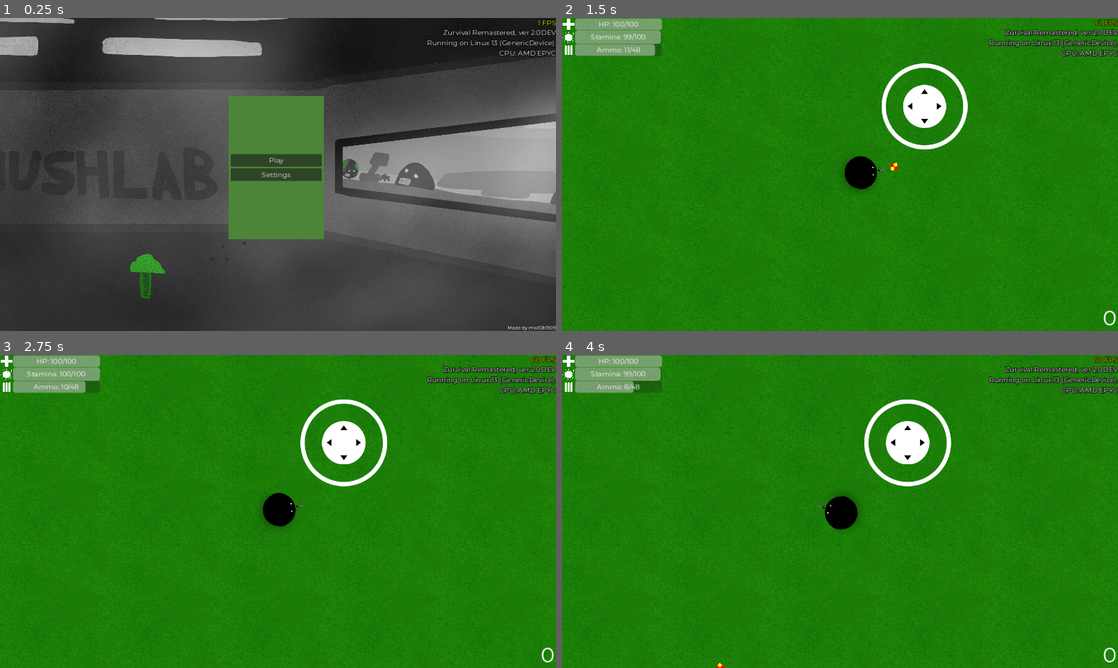
Above: before the commit, frames 1-4 (two rows, left to right).
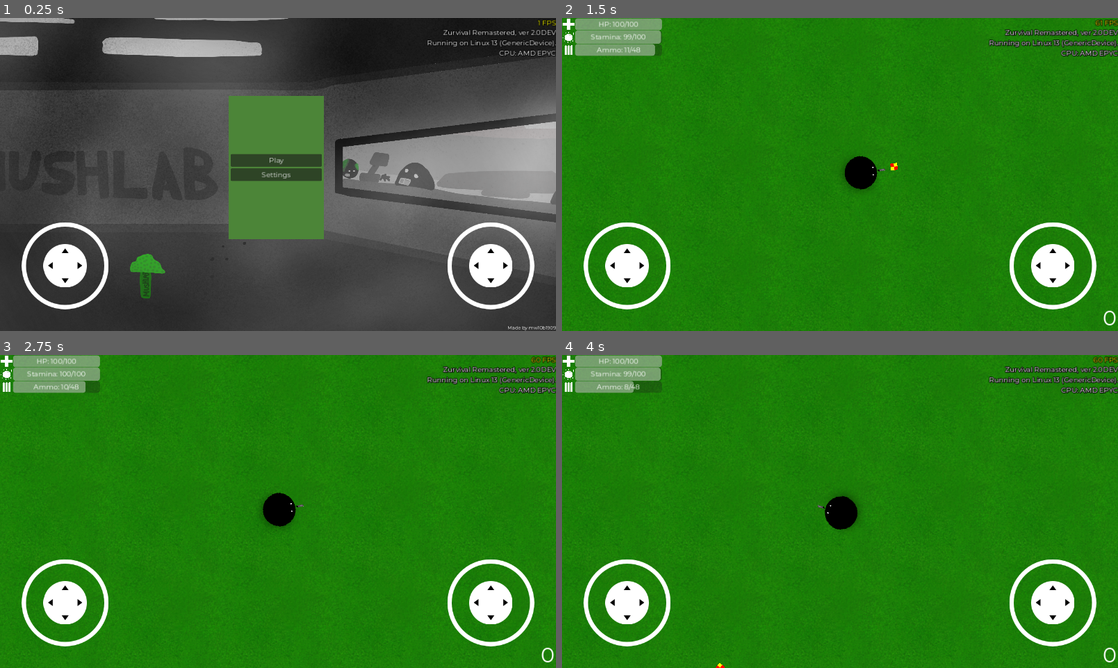
Above: after the commit, the same moments.

Repository: klodskateam/zurvival-remastered
Game: Godot game, scene res://menu.tscn
Two runs of this game, one before a commit and one after it. Both use one fixed random seed, a clock stepped at 60 frames per second and the inputs below.
Inputs (mouse positions are in pixels of both pictures, inside the frame that each line leads up to):
- Up to frame 1 (0.25 s): no input
- Up to frame 2 (1.5 s): click "Play" at 0.5 s; tap Enter at 1.25 s; move the mouse to (962, 158) at 1.27 s; hold D (right) from 1.28 s (still down); hold Shift (run) from 1.28 s (still down); click (962, 158) at 1.42 s
- Up to frame 3 (2.75 s): release D (right) at 2 s; release Shift (run) at 2 s; drag from (166, 527) to (472, 470) at 2.02 s
- Up to frame 4 (4 s): move the mouse to (895, 442) at 2.77 s; hold D (right) 2.78-3.5 s; hold Shift (run) 2.78-3.5 s; click (895, 442) at 2.92 s; drag from (812, 574) to (673, 464) at 3.52 s

The runs differ from the first frame. In frame 1, 3.2% of the frame differs, in the area x 3-97%, y 65-94%; in frame 2, 4.8%; in frame 3, 4.8%; in frame 4, 4.8%, in the area x 3-97%, y 14-94%.
Error in both runs: Invalid type in function 'set_locale' in base 'TranslationServer'. Cannot convert argument 1 from Nil to String. (res://global.gd:20)

Commit message:
Добавлен недо-жойстик

Diff:
--- a/game.tscn
+++ b/game.tscn
@@ -7,7 +7,6 @@
 [ext_resource type="PackedScene" uid="uid://bshfbsu15v3v1" path="res://ui.tscn" id="4_t63fs"]
 [ext_resource type="PackedScene" uid="uid://rk6x2yf4sydr" path="res://pause.tscn" id="6_5dskx"]
 [ext_resource type="PackedScene" uid="uid://cow6451posxft" path="res://spawner.tscn" id="7_8yshx"]
-[ext_resource type="PackedScene" uid="uid://dl2wmmrupyjx5" path="res://mobile_control.tscn" id="8_g33am"]
 
 [node name="game" type="Node2D"]
 
@@ -47,6 +46,4 @@
 [node name="player" parent="." instance=ExtResource("1_thl6f")]
 position = Vector2(2494, 1858)
 
-[node name="mobile_control" parent="." instance=ExtResource("8_g33am")]
-
 [connection signal="timeout" from="Timer" to="Timer" method="_on_timeout"]
--- a/global_interface.tscn
+++ b/global_interface.tscn
@@ -1,8 +1,9 @@
-[gd_scene load_steps=6 format=3 uid="uid://bjhdpftxb5ure"]
+[gd_scene load_steps=7 format=3 uid="uid://bjhdpftxb5ure"]
 
 [ext_resource type="FontFile" uid="uid://mol2p0edntwv" path="res://Resources/Montserrat-Regular.ttf" id="1_m6tno"]
 [ext_resource type="Script" path="res://fps.gd" id="2_om5kj"]
 [ext_resource type="Script" path="res://info.gd" id="3_ahfpr"]
+[ext_resource type="PackedScene" uid="uid://dmr0fcamx7t56" path="res://addons/virtual_joystick/virtual_joystick_scene.tscn" id="4_svpah"]
 
 [sub_resource type="LabelSettings" id="LabelSettings_fp4rs"]
 font = ExtResource("1_m6tno")
@@ -39,3 +40,22 @@
 horizontal_alignment = 2
 autowrap_mode = 2
 script = ExtResource("3_ahfpr")
+
+[node name="VirtualJoystick" parent="." instance=ExtResource("4_svpah")]
+offset_top = -300.0
+offset_bottom = 0.0
+action_left = "left"
+action_right = "right"
+action_up = "up"
+action_down = "down"
+
+[node name="VirtualJoystick2" parent="." instance=ExtResource("4_svpah")]
+anchors_preset = 3
+anchor_left = 1.0
+anchor_right = 1.0
+offset_left = -300.0
+offset_top = -300.0
+offset_right = 0.0
+offset_bottom = 0.0
+grow_horizontal = 0
+use_input_actions = false
--- a/mobile_control.gd
+++ /dev/null
@@ -1,5 +0,0 @@
-extends Control
-
-# Called every frame. 'delta' is the elapsed time since the previous frame.
-func _process(delta):
-	position = $"../player".position
--- a/mobile_control.tscn
+++ /dev/null
@@ -1,21 +0,0 @@
-[gd_scene load_steps=3 format=3 uid="uid://dl2wmmrupyjx5"]
-
-[ext_resource type="PackedScene" uid="uid://dmr0fcamx7t56" path="res://addons/virtual_joystick/virtual_joystick_scene.tscn" id="1_df4ky"]
-[ext_resource type="Script" path="res://mobile_control.gd" id="1_q1as0"]
-
-[node name="mobile_control" type="Control"]
-layout_mode = 3
-anchors_preset = 15
-anchor_right = 1.0
-anchor_bottom = 1.0
-grow_horizontal = 2
-grow_vertical = 2
-mouse_filter = 2
-script = ExtResource("1_q1as0")
-
-[node name="Virtual Joystick" parent="." instance=ExtResource("1_df4ky")]
-layout_mode = 1
-action_left = "left"
-action_right = "right"
-action_up = "up"
-action_down = "down"
--- a/player.gd
+++ b/player.gd
@@ -76,6 +76,11 @@
 		print(DELAY)
 
 
+func _process(delta: float) -> void:
+	if $"../../GlobalInterface/VirtualJoystick2" and $"../../GlobalInterface/VirtualJoystick2".is_pressed:
+		rotation = $"../../GlobalInterface/VirtualJoystick2".output.angle()
+		rotate(PI / 2)
+
 func _input(event):
 
 	if event.is_action_pressed("shoot"):
--- a/project.godot
+++ b/project.godot
@@ -14,8 +14,9 @@
 config/version="2.0DEV"
 run/main_scene="res://menu.tscn"
 config/features=PackedStringArray("4.3", "Forward Plus")
+boot_splash/image="res://Resources/_placeholder.png"
+boot_splash/fullsize=false
 config/icon="res://icon.svg"
-boot_splash/image="res://Resources/_placeholder.png"
 
 [autoload]
 
Not shown, changed: addons/virtual_joystick/test/test.tscn
Not shown: 1 places in game.tscn that only renumber resources
